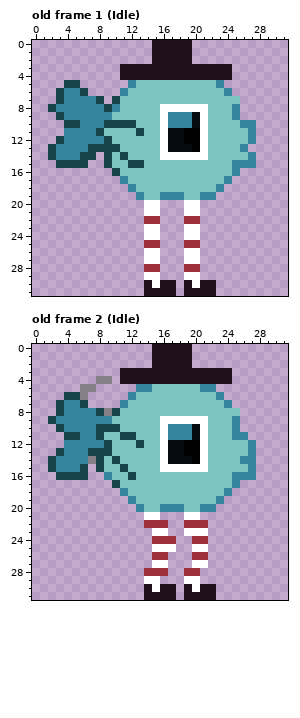
One commit to this pixel-art file: Alzey2024/Assets/Sprites/fish 32 orange.aseprite. That is the earlier state.
32x32 pixels, 5 frames. Shown: old frame 1 (Idle), old frame 2 (Idle). The commit also changed other frames, which this record leaves out.
And afterwards:
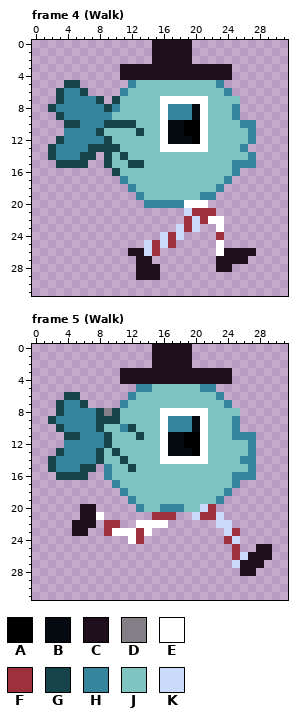
Palette (. is transparent): A #000000  B #060b11  C #1f0e1c  D #847e87  E #ffffff  F #9d303b  G #17434b  H #34859d  J #7ec4c1  K #cbdbfc
A new or re-ordered frame is compared with the old frame closest to it.
Log entry: fish lives!!! animationen fertig plus tentakel und herz
From old to new:
frames 5 -> 19
Changed rows in their new state; - is an unchanged pixel.
Frame 4 (Walk) is new; against old frame 1 (Idle):
first column x 16:
 7 EEEEEE
 8 -HHHB-
10 -BBAA-
12 ---B--
13 -EEEE-
14 JJJJJJ
first column x 12:
19 ----JJJ---------
20 --HHHHH--E------
21 --..---KFFF-----
22 --..----KFEE----
23 --..--KFK--E----
24 --..KFK..--F----
25 --K-KF-..--E----
26 CCKF---..--ECCCC
27 -CC.---..--CCCC-
28 -CCC---..--CC---
29 -CCC---..-------
30 --....-....-----
31 --....-....-----
Frame 5 (Walk) is new; against old frame 2 (Idle):
first column x 5:
 4 ---..--------------------
 5 -..----------------------
 6 -.-----------------------
 8 -----------EEEEEE--------
 9 ---GGG------HHHB---------
10 ----JJHG-----------------
11 ---HG-JJG---BBAA------H--
12 --------J----------------
13 --H-JG--------B----------
14 --H--JG-----EEEE---------
15 --G.H-JG---JJJJJJ--------
16 -------J-----------------
17 -----H-------------------
20 -CC-------------KF-------
21 -CCE-----.FFF-.KFFK------
22 CCC-FF--EEEE--...-KK-----
23 CC--FEEEFE..--...--KF----
24 -------EF-...--..--FK----
25 ----------...--..---F--CC
26 ----------..---..---FKCCC
27 ----------..---..---KCCC-
28 ---------...--..-----CC--
29 ---------..---..---------
30 ---------....-....-------
31 ---------....-....-------
Changed places in both pictures, as pixel boxes (x1, y1, x2, y2):
changed: (160, 96, 208, 160)
changed: (128, 192, 256, 296)
changed: (72, 376, 272, 600)
